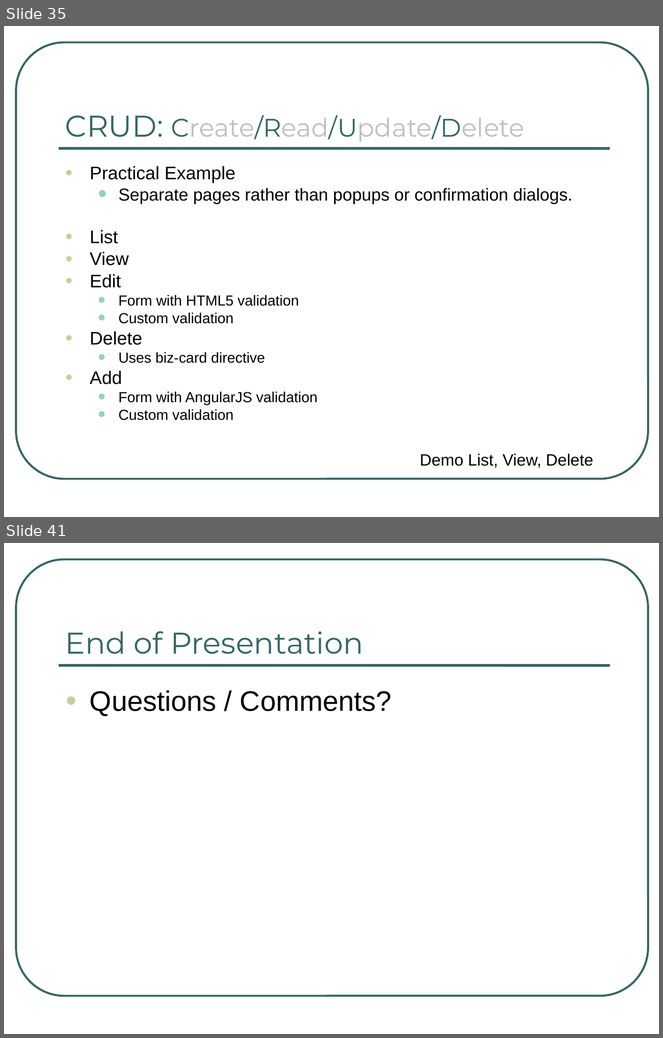
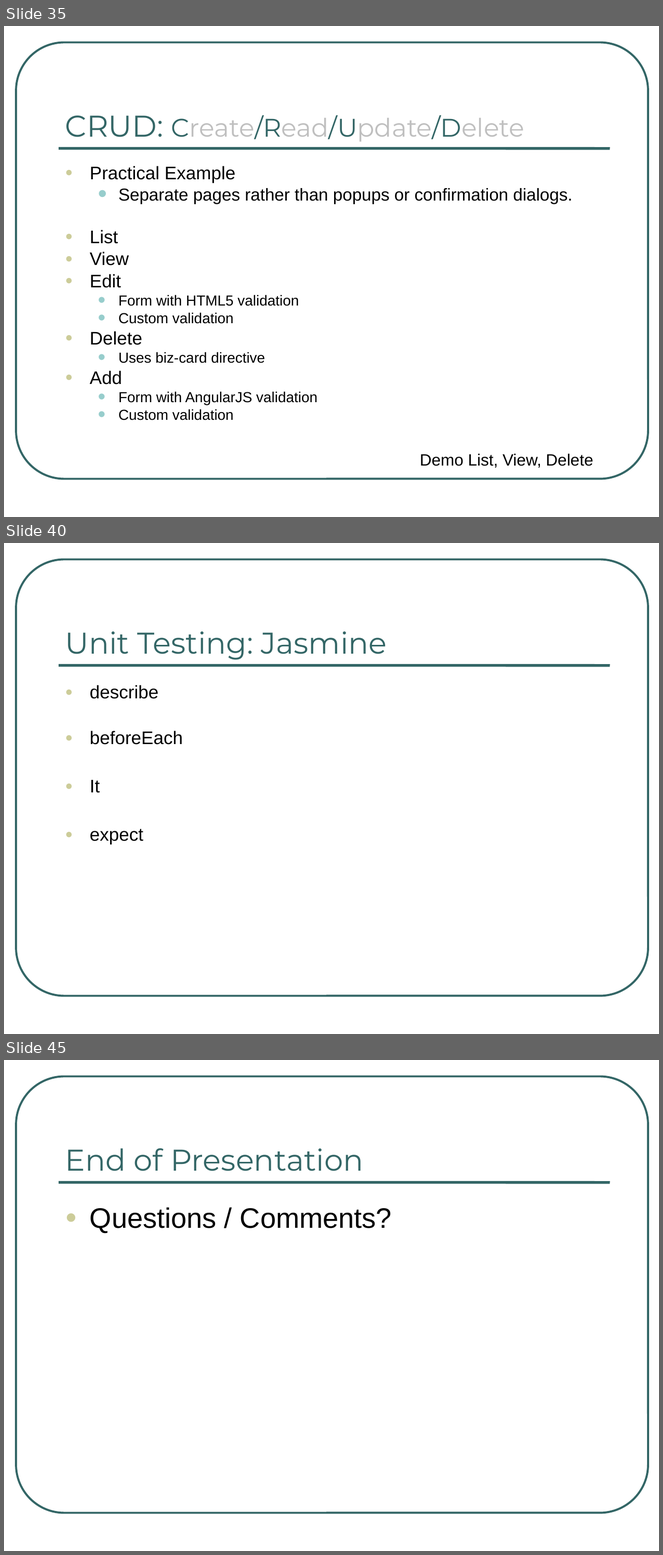
Before and after one commit to ng-al/AngularIntroApp, a slide deck: AngularJS Intro.ppt. Shown one above the other, each under a label of ours: slides 35 and 41 before the commit, slides 35, 40 and 45 after it; the slides between them are not shown. The pictures are 663x1038 and 663x1555 pixels, drawn with LibreOffice and Linux fonts; fonts in the diff are those of the drawing. Boxes give left, top, right and bottom in pixels: in the first picture for what was removed or moved away, otherwise in the second. Text is boxed around its words. In the diff, an @@ line names an element or a change of style, - is before the commit and + after.

```diff
--- a/AngularJS Intro.ppt
+++ b/AngularJS Intro.ppt
@@ slide 40 added at bbox=[4, 543, 659, 1034], background #FFFFFF; not listed: 2 template elements that a slide beside it also shows @@
@@ title added at bbox=[65, 631, 387, 660], 33 pt, text #336666 @@
+Unit Testing: Jasmine
@@ text added at bbox=[90, 685, 183, 845], 20 pt, text #000000 @@
+● describe
+● beforeEach
+● It
+● expect
@@ what was slide 41 is now slide 45 @@
```
Also in this commit, not shown: 17 slides changed, 3 other slides added, 1 other file.
